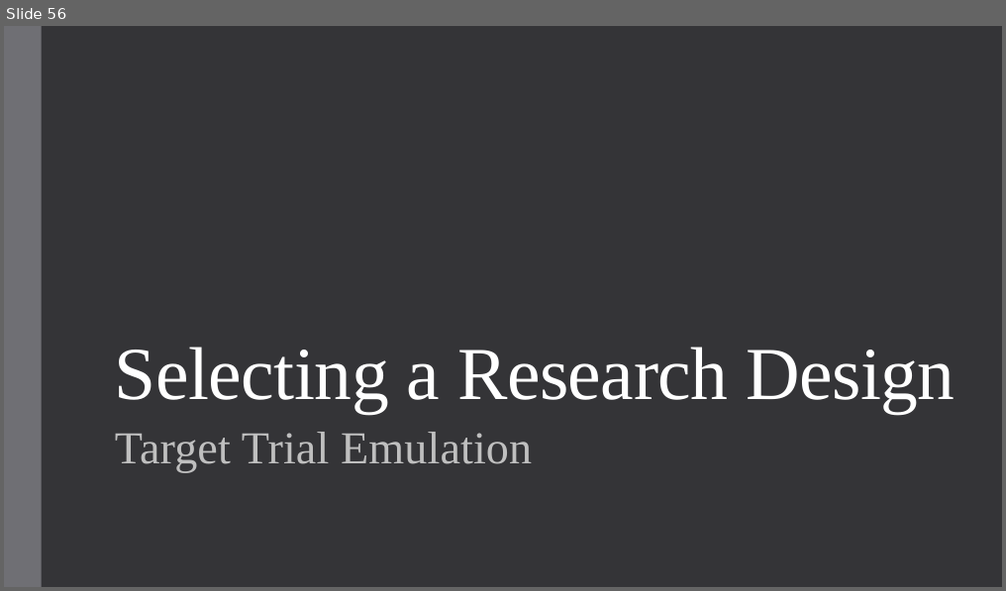
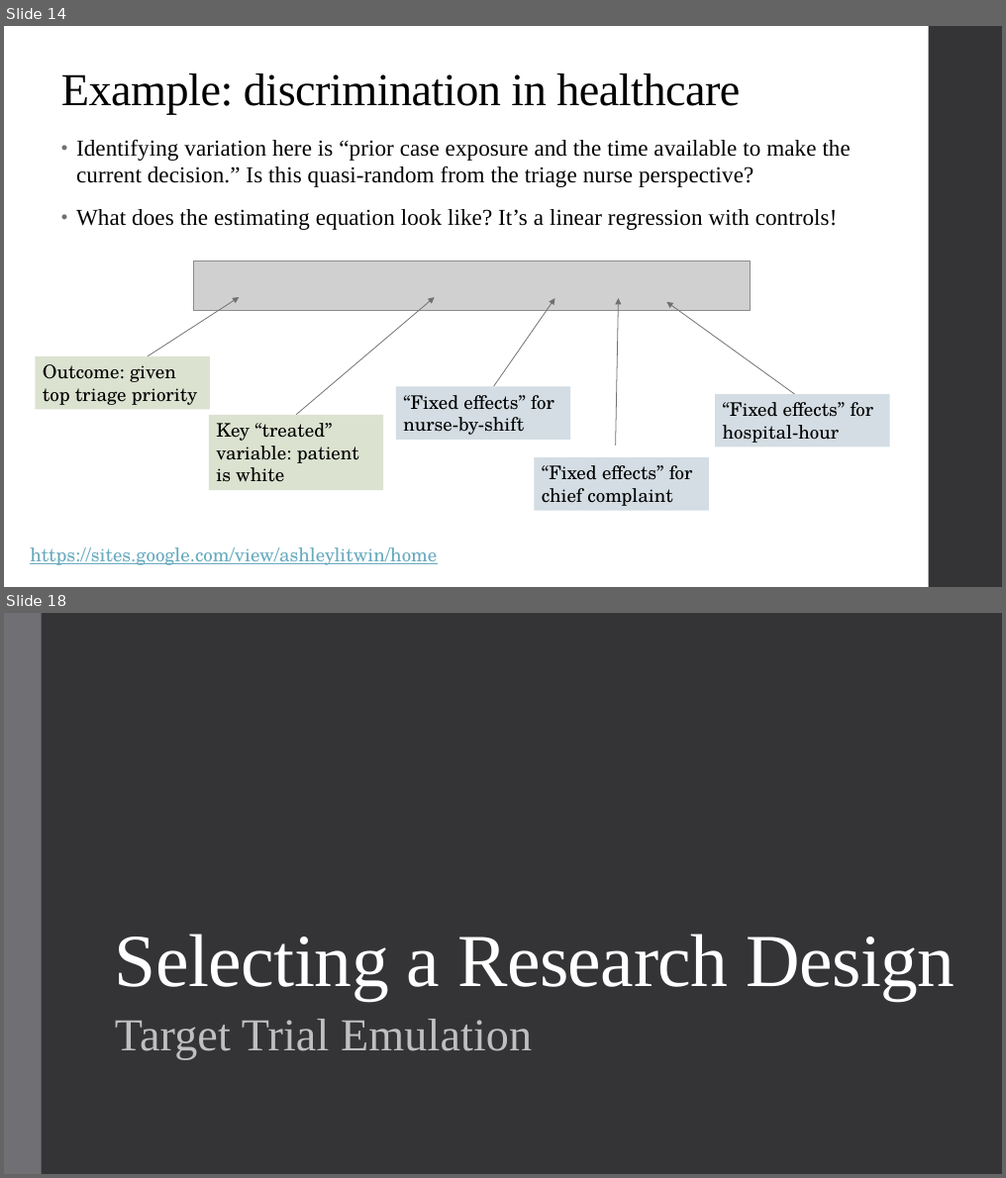
Before and after one commit to alex-hoagland/HAD5744, a slide deck: Lecture05_DataCleaning/Lecture5_DataCleaning-ResearchDesign.pptx. Shown one above the other, each under a label of ours: slide 56 before the commit, slides 14 and 18 after it; the slides between them are not shown. The pictures are 1006x591 and 1006x1178 pixels, drawn with LibreOffice and Linux fonts; fonts in the diff are those of the drawing; grey boxes stand for pictures. Boxes give left, top, right and bottom in pixels: in the first picture for what was removed or moved away, otherwise in the second. Text is boxed around its words. In the diff, an @@ line names an element or a change of style, - is before the commit and + after.

```diff
--- a/Lecture05_DataCleaning/Lecture5_DataCleaning-ResearchDesign.pptx
+++ b/Lecture05_DataCleaning/Lecture5_DataCleaning-ResearchDesign.pptx
@@ slide 14 added at [4, 26, 1002, 587], background #FFFFFF @@
@@ rectangle added at [929, 26, 1002, 587], fill #353537 @@
@@ title added at [61, 74, 740, 115], 44 pt, text #000000 @@
+Example: discrimination in healthcare
@@ text added at [76, 139, 850, 230], 22 pt, text #000000 @@
+• Identifying variation here is “prior case exposure and the time available to make the current decision.” Is this quasi-random from the triage nurse perspective?
+• What does the estimating equation look like? It’s a linear regression with controls!
@@ picture added at [193, 261, 750, 311] @@
@@ arrow added from (148, 357) to (239, 297), #6F6F74 0.75 pt @@
@@ arrow added from (296, 415) to (435, 297), #6F6F74 0.75 pt @@
@@ arrow added from (494, 386) to (555, 298), #6F6F74 0.75 pt @@
@@ arrow added from (616, 445) to (619, 298), #6F6F74 0.75 pt @@
@@ arrow added from (796, 396) to (666, 302), #6F6F74 0.75 pt @@
@@ rectangle added at [36, 357, 210, 410], fill #DCE2D0, 18 pt, text #000000 @@
+Outcome: given top triage priority
@@ rectangle added at [396, 386, 570, 440], fill #D3DDE3, 18 pt, text #000000 @@
+“Fixed effects” for nurse-by-shift
@@ rectangle added at [715, 394, 890, 448], fill #D3DDE3, 18 pt, text #000000 @@
+“Fixed effects” for hospital-hour
@@ rectangle added at [209, 415, 383, 491], fill #DCE2D0, 18 pt, text #000000 @@
+Key “treated” variable: patient is white
@@ rectangle added at [534, 458, 709, 511], fill #D3DDE3, 18 pt, text #000000 @@
+“Fixed effects” for chief complaint
@@ text added at [30, 548, 437, 566], 18 pt, text #67AABF, underline @@
+https://sites.google.com/view/ashleylitwin/home
@@ what was slide 56 is now slide 18 @@
```
Also in this commit, not shown: 4 slides changed, 15 other slides added.
